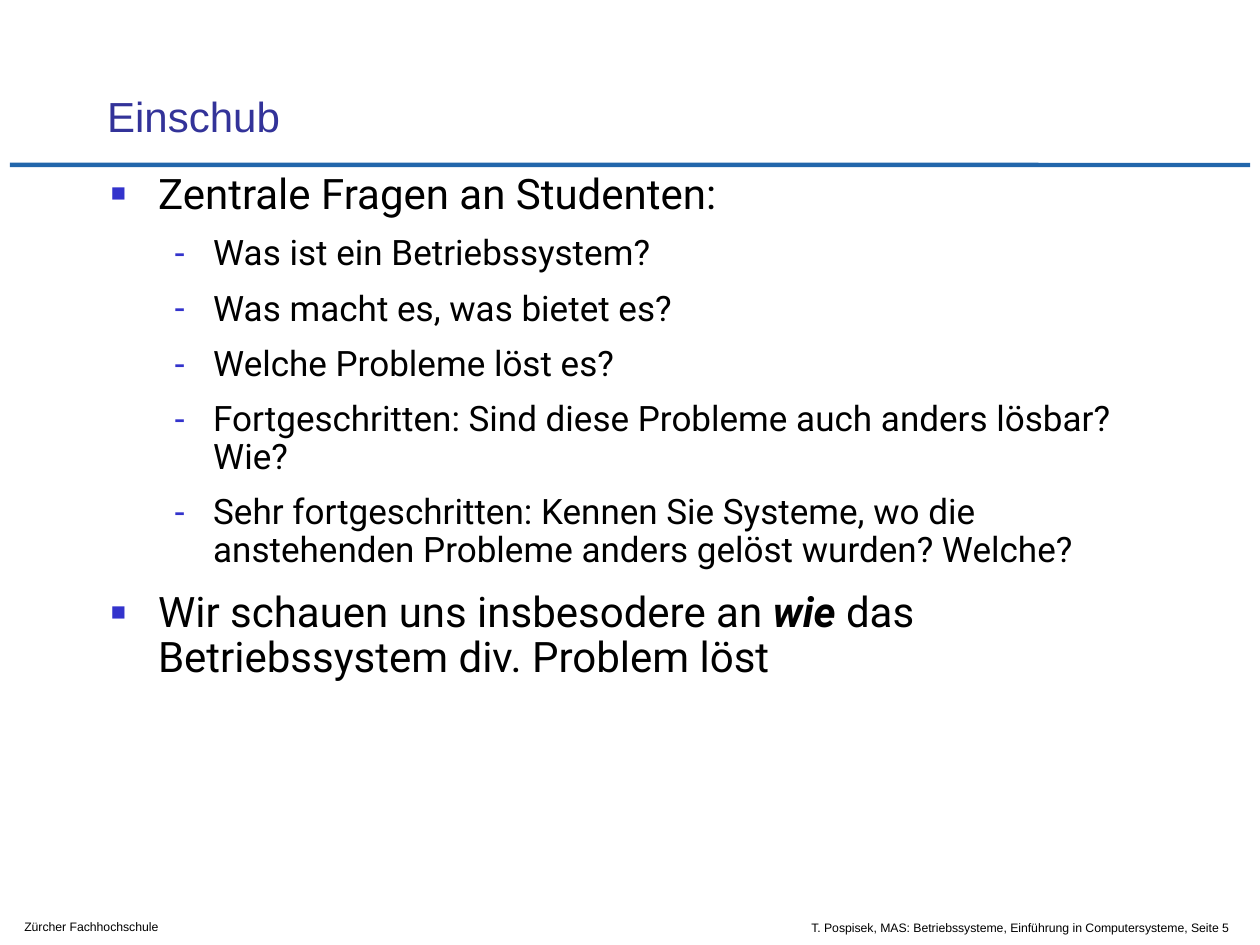
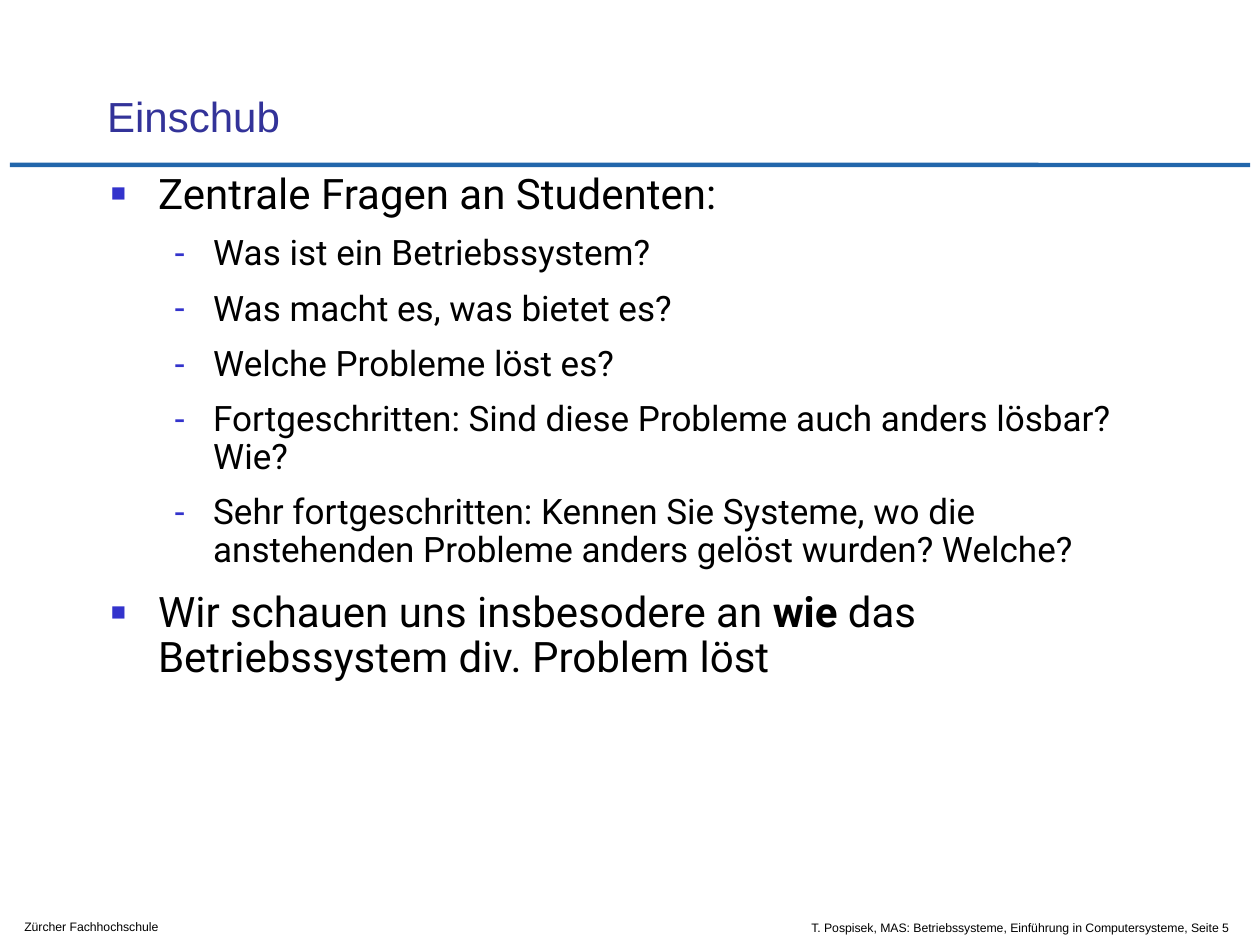
Before and after one commit to tpo/betriebssysteme, a slide deck: slide 5 of 01-1_Einführung_in_Computersysteme.odp. Drawn at 1260x945 pixels with LibreOffice and Linux fonts; fonts in the diff are those of the drawing; background and template pictures are left out. Boxes give left, top, right and bottom in pixels: in the first picture for what was removed or moved away, otherwise in the second. Text is boxed around its words. In the diff, an @@ line names an element or a change of style, - is before the commit and + after.

```diff
--- a/01-1_Einführung_in_Computersysteme.odp
+++ b/01-1_Einführung_in_Computersysteme.odp
@@ text at [158,595,916,681]: italic off in "wie" @@
```
Also in this commit, not shown: 2 other slides changed, 1 other file.
